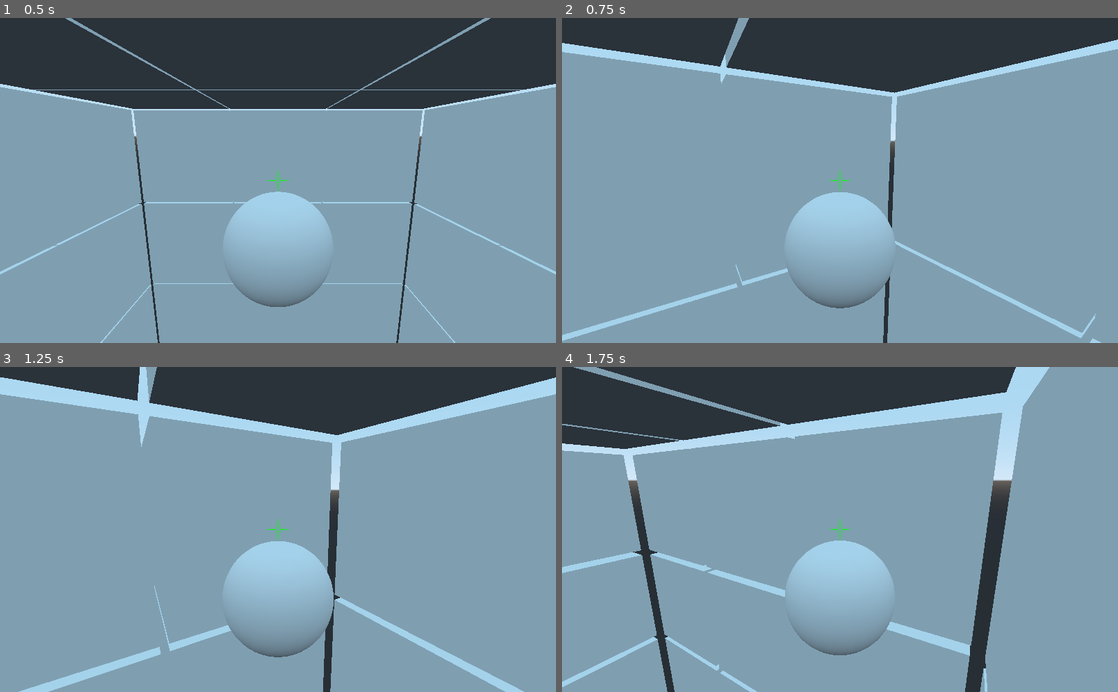
Above: before the commit, frames 1-4 (two rows, left to right).
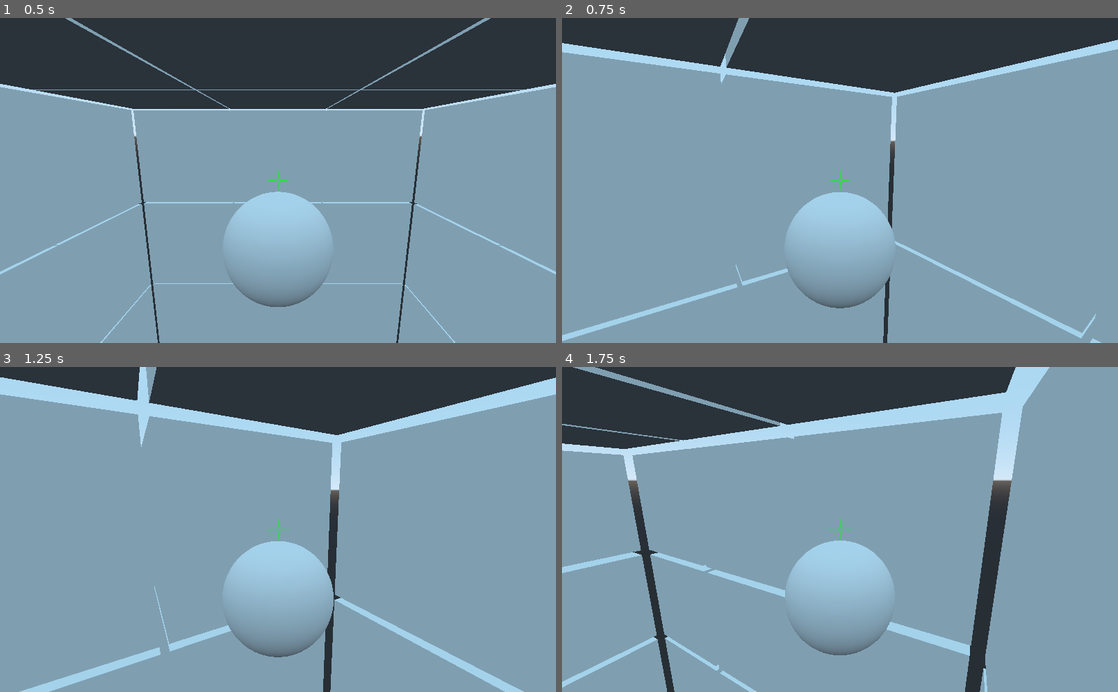
Above: after the commit, the same moments.

Repository: winston-yallow/leaps_and_bounds
Game: Godot game, scene res://levels/00_TestLevel.tscn
Same seed, same stepped clock (60 frames per second), same inputs: the game is played once before the commit and once after it.
Inputs (mouse positions are in pixels of both pictures, inside the frame that each line leads up to):
- Up to frame 1 (0.5 s): no input
- Up to frame 2 (0.75 s): move the mouse to (867, 180) at 0.52 s; press the mouse at (867, 180) at 0.53 s
- Up to frame 3 (1.25 s): no input
- Up to frame 4 (1.75 s): move the mouse to (812, 529) at 1.27 s; release the mouse at (812, 529) at 1.28 s; click (812, 529) at 1.35 s

Frame 1 is identical in both runs. In frame 2, 0.1% of the frame differs, in the area x 0-100%, y 0-100%; in frame 3, 0.2%; in frame 4, 0.2%, in the area x 0-87%, y 0-100%.

Commit message:
Refactor player to use DynamicTransform helper class

Diff:
--- a/game/player/Player.gd
+++ b/game/player/Player.gd
@@ -11,12 +11,11 @@
 var speed := 15.0
 
 var current_state: int = STATE.WAITING
-var current_ray_result = null
+var current_ray_target = null
 
 var movement_progress := 0.0
-var movement_starting_transform: Transform
-onready var movement_target: Spatial = self
-var movement_rel_offset := Vector3()
+var movement_from: Transform
+onready var movement_target := DynamicTransform.new(global_transform, self)
 var movement_speed: float
 
 onready var cam_pivot := $CameraPivot
@@ -36,18 +35,13 @@
                 max_vertical_rotation
             )
         elif event.is_action_pressed("start_move"):
-            if current_ray_result != null:
+            if current_ray_target != null:
                 current_state = STATE.MOVING
                 movement_progress = 0.0
-                movement_starting_transform = global_transform
-                movement_target = current_ray_result.collider
-                var collider_center := movement_target.global_transform.origin
-                var position := current_ray_result.position as Vector3
-                var normal := current_ray_result.normal as Vector3
-                var target_pos := position + (normal * distance_from_objects)
-                movement_rel_offset = target_pos - collider_center
+                movement_from = global_transform
+                movement_target = current_ray_target
                 var distance := global_transform.origin.distance_to(
-                    collider_center + movement_rel_offset
+                    movement_target.get_global_transform().origin
                 )
                 movement_speed = (1 / distance) * speed
             else:
@@ -65,25 +59,26 @@
         var from := cam.global_transform.origin + (direction * clip_offset)
         var to := from + (direction * ray_length)
         var result := space_state.intersect_ray(from, to)
-        if result and not result.collider == movement_target:
-            current_ray_result = result
+        if result and result.collider != movement_target.anchor:
+            current_ray_target = DynamicTransform.new(
+                Transform(
+                    global_transform.basis,
+                    result.position + (result.normal * distance_from_objects)
+                ),
+                result.collider
+            )
         else:
-            current_ray_result = null
+            current_ray_target = null
 
-        global_transform.origin = (
-            movement_target.global_transform.origin + movement_rel_offset
-        )
+        global_transform.origin = movement_target.get_global_transform().origin
 
     elif current_state == STATE.MOVING:
 
         movement_progress = min(
             movement_progress + (delta * movement_speed), 1.0
         )
-        var target := Transform(
-            movement_starting_transform.basis,
-            movement_target.global_transform.origin + movement_rel_offset
-        )
-        global_transform = movement_starting_transform.interpolate_with(
+        var target := movement_target.get_global_transform()
+        global_transform = movement_from.interpolate_with(
             target,
             movement_progress
         )
